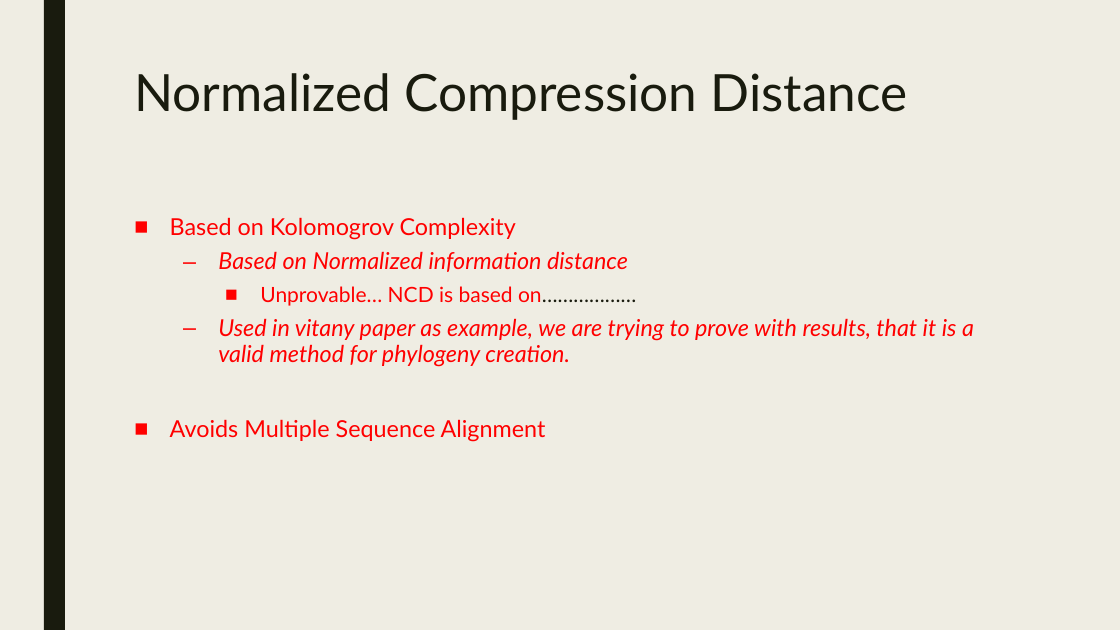
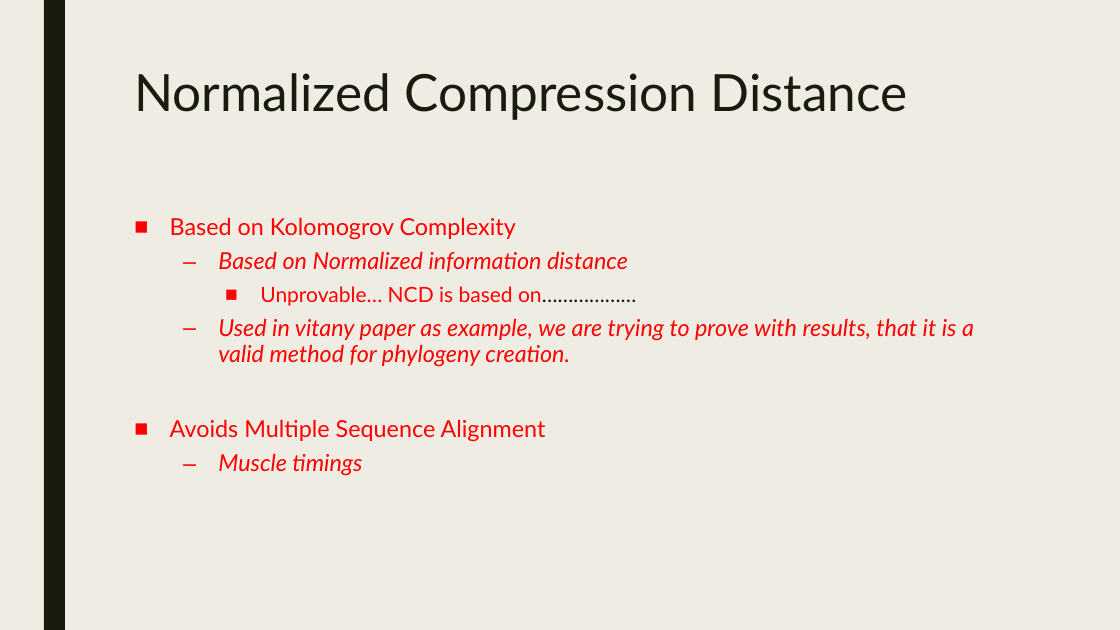
Before and after one commit to itsdlow/PhyloTools, a slide deck: slide 6 of Surveying_Phylogenetic_Forests.pptx. Drawn at 1120x630 pixels with LibreOffice and Linux fonts; fonts in the diff are those of the drawing. Boxes give left, top, right and bottom in pixels: in the first picture for what was removed or moved away, otherwise in the second. Text is boxed around its words. In the diff, an @@ line names an element or a change of style, - is before the commit and + after.

```diff
--- a/Surveying_Phylogenetic_Forests.pptx
+++ b/Surveying_Phylogenetic_Forests.pptx
@@ text at [218,453,362,476]: paragraph added @@
+  – Muscle timings
```
Also in this commit, not shown: 3 other slides changed.
